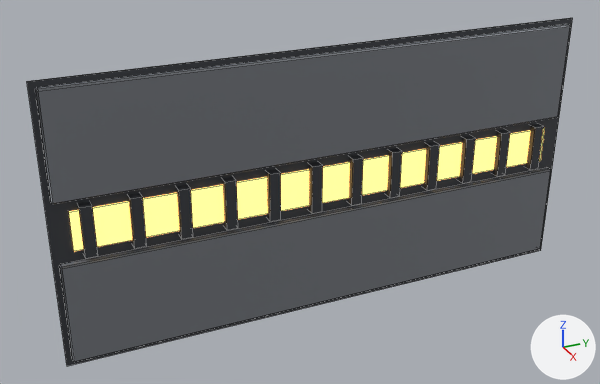
The FBX model Art/Export/MapKit/SM_H_WallBand.fbx, before and after one commit.
Camera for both pictures: a 50 mm lens placed at (4.91, -2.47, 3.42), pointed at (-0.04, -0.24, 0.95). Arrows for +X, +Y and +Z are at lower right; the lights stay in place. The first picture is the older version. Mesh edges are drawn as thin lines.

In view in the first picture: 'SM_H_WallBand'.
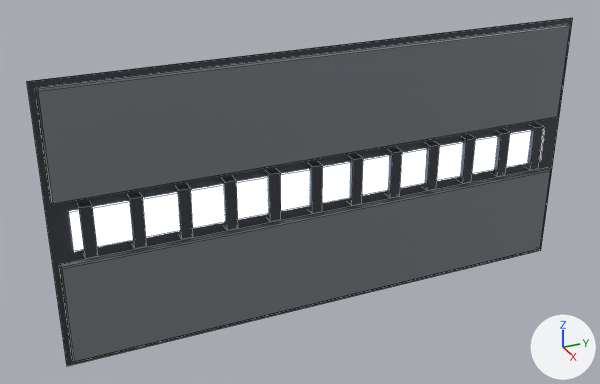
What differs and where, as boxes (x1, y1, x2, y2) in the pictures (600 x 384 px):
'SM_H_WallBand', recoloured
    both: (65, 124, 548, 264)

The change, as a diff of the scene's bpy script:
```diff
--- a/Art/Export/MapKit/SM_H_WallBand.fbx.py
+++ b/Art/Export/MapKit/SM_H_WallBand.fbx.py
@@ mat_m_hulllight @@
 mat_m_hulllight = principled_material('M_HullLight')
-mat_m_hulllight.base_color = (1.0, 0.55, 0.15)  # orange #ffc46c
+mat_m_hulllight.base_color = (0.72, 0.84, 1.0)  # pale blue #ddecff
 mat_m_hulllight.roughness = 0.4
-mat_m_hulllight.emission_color = (1.0, 0.55, 0.15)  # orange #ffc46c
+mat_m_hulllight.emission_color = (0.72, 0.84, 1.0)  # pale blue #ddecff
 mat_m_hulllight.emission_strength = 2.0
```
